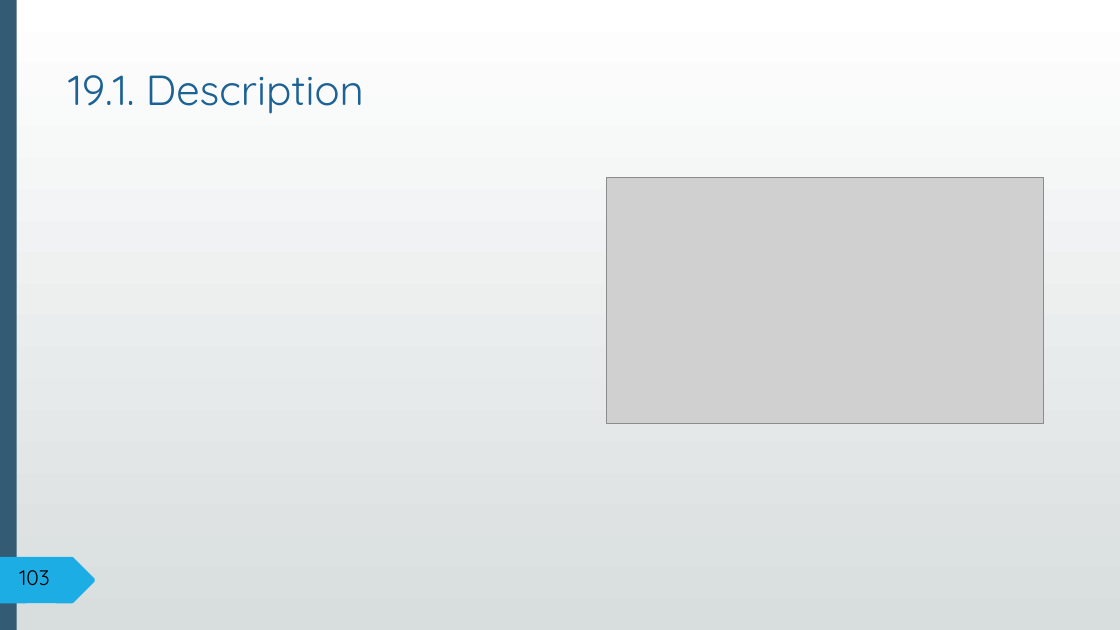
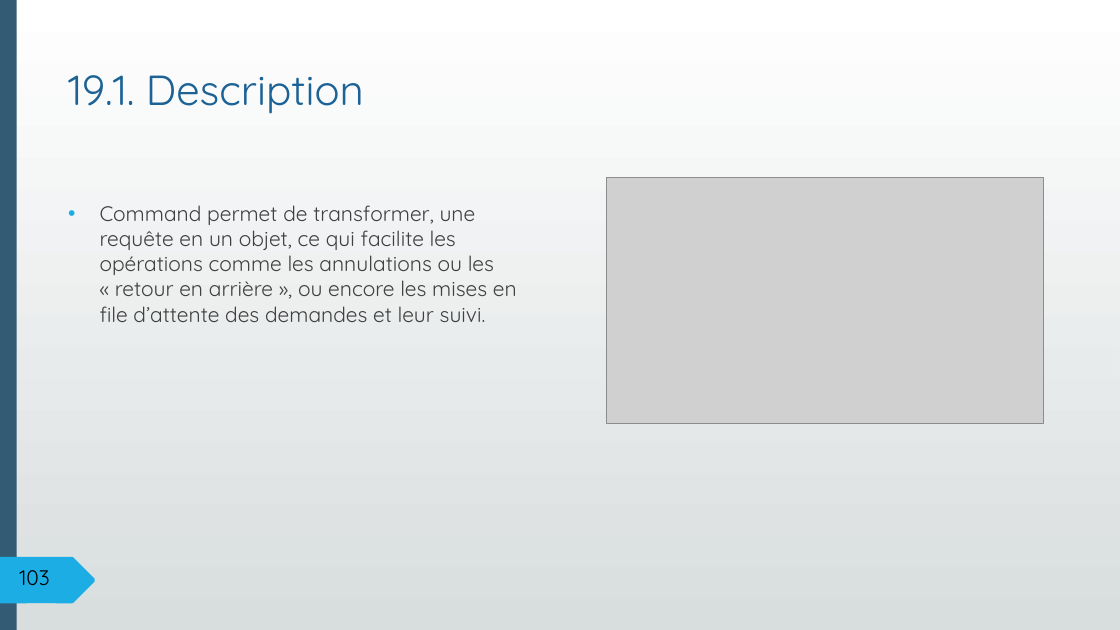
Before and after one commit to Jarvis-69/Design_Patterns_Csharp, a slide deck: slide 103 of Cours/Design Patterns en C (1).pptx. Drawn at 1120x630 pixels with LibreOffice and Linux fonts; fonts in the diff are those of the drawing; grey boxes stand for pictures; background and template pictures are left out. Boxes give left, top, right and bottom in pixels: in the first picture for what was removed or moved away, otherwise in the second. Text is boxed around its words. In the diff, an @@ line names an element or a change of style, - is before the commit and + after.

```diff
--- a/Cours/Design Patterns en C (1).pptx
+++ b/Cours/Design Patterns en C (1).pptx
@@ text added at (100,205,517,322), 18 pt, text #404040 @@
+• Command permet de transformer, une requête en un objet, ce qui facilite les opérations comme les annulations ou les « retour en arrière », ou encore les mises en file d’attente des demandes et leur suivi.
```
Also in this commit, not shown: 17 other files.
